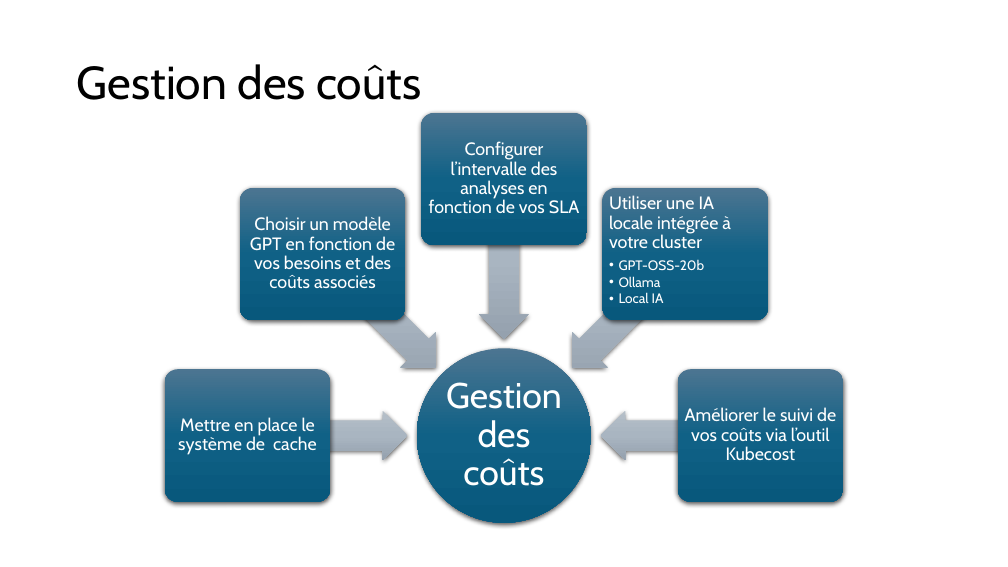
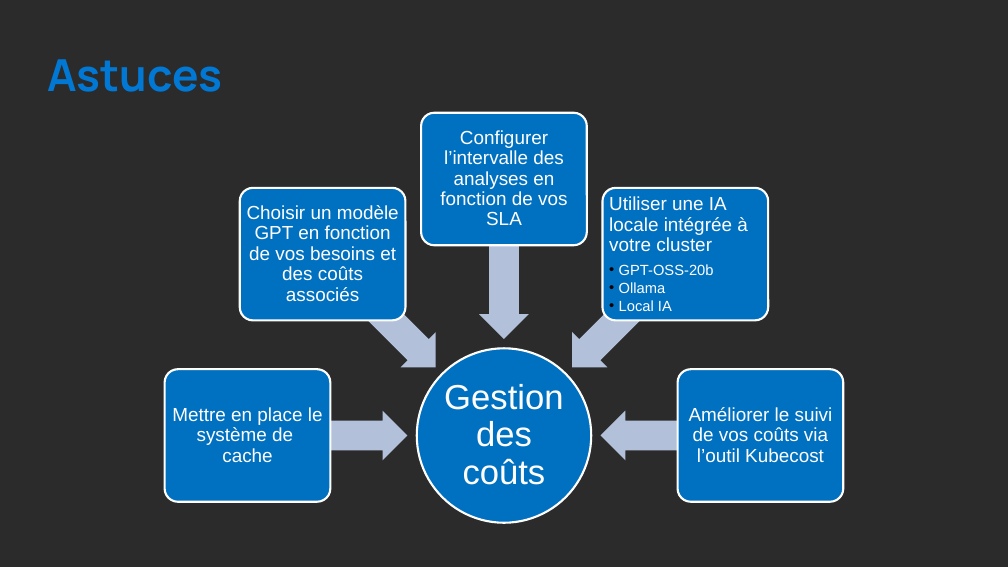
Before and after one commit to aloizeau/AzuRex-k8sGPT, a slide deck: slide 16 of powerpoint/AzuReX #27 - Simplifier la gestion de vos cluster K8S avec l'IA.pptx (slide 12 before the commit). Drawn at 1008x567 pixels with LibreOffice and Linux fonts; fonts in the diff are those of the drawing; background and template pictures are left out; a plain dark background stands for a picture behind light text. Boxes give left, top, right and bottom in pixels: in the first picture for what was removed or moved away, otherwise in the second. Text is boxed around its words. In the diff, an @@ line names an element or a change of style, - is before the commit and + after.

```diff
--- a/powerpoint/AzuReX #27 - Simplifier la gestion de vos cluster K8S avec l'IA.pptx
+++ b/powerpoint/AzuReX #27 - Simplifier la gestion de vos cluster K8S avec l'IA.pptx
@@ background #FFFFFF to picture (left out) @@
@@ text added at [47,59,222,92], 42 pt, text #0078D4, bold @@
+Astuces
@@ title removed at [77,64,421,100] @@
-Gestion des coûts
@@ text "Utiliser une IA locale intégrée ..." at [609,196,748,311]: size 17 to 18 pt in "Utiliser une IA locale intégrée à votre ..."; font Cabin to Arial; size 13 to 14 pt in "GPT-OSS-20b", "Ollama", "Local IA" @@
@@ text "Gestion des coûts" at [444,384,563,485]: size 34 to 33 pt, font Cabin to Arial @@
@@ fill gradient #4C7591 to #106287 to #09597D to #0070C0; outline none to #FFFFFF 2 pt; shadow off in 6 elements at [417,349,591,523], [165,369,330,501], [240,188,405,321], [421,113,587,245], [603,188,768,321], [678,369,843,501] @@
@@ size 17 to 18 pt, font Cabin to Arial in 4 elements at [172,407,323,463], [247,205,399,302], [440,130,567,226], [689,407,833,463] @@
@@ fill gradient #B6BFC9 to #AAB7C2 to #96A2AE to #B3C1DB; shadow off in 5 elements at [247,411,408,461], [305,236,454,385], [479,179,529,340], [555,236,703,385], [600,411,761,461] @@
```
Also in this commit, not shown: 4 other slides changed, 14 slides added, 7 slides removed.
